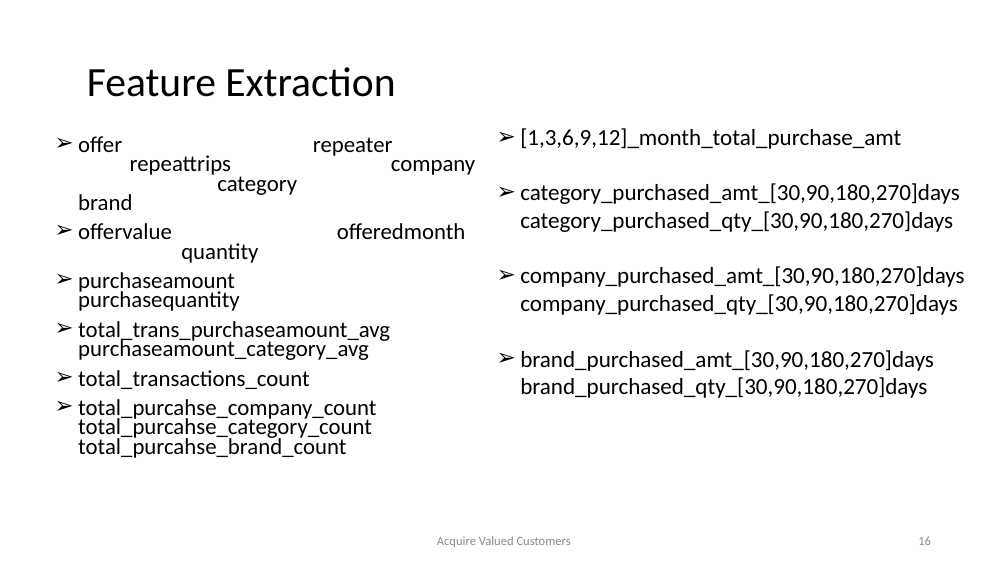
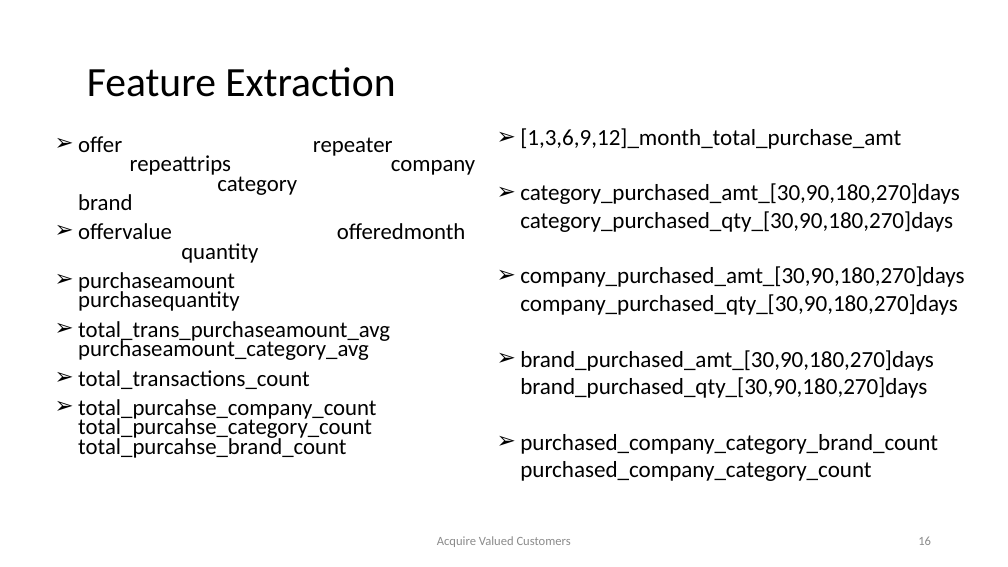
Before and after one commit to samudassir/acquirevaluedcustomers, a slide deck: slide 16 of project_report/project_presentation_II.pptx. Drawn at 1008x567 pixels with LibreOffice and Linux fonts; fonts in the diff are those of the drawing. Boxes give left, top, right and bottom in pixels: in the first picture for what was removed or moved away, otherwise in the second. Text is boxed around its words. In the diff, an @@ line names an element or a change of style, - is before the commit and + after.

```diff
--- a/project_report/project_presentation_II.pptx
+++ b/project_report/project_presentation_II.pptx
@@ text at <box>520,434,938,481</box>: paragraph added @@
+➢ purchased_company_category_brand_count purchased_company_category_count
```
Also in this commit, not shown: 4 other slides changed, 1 slide removed, 4 other files.
